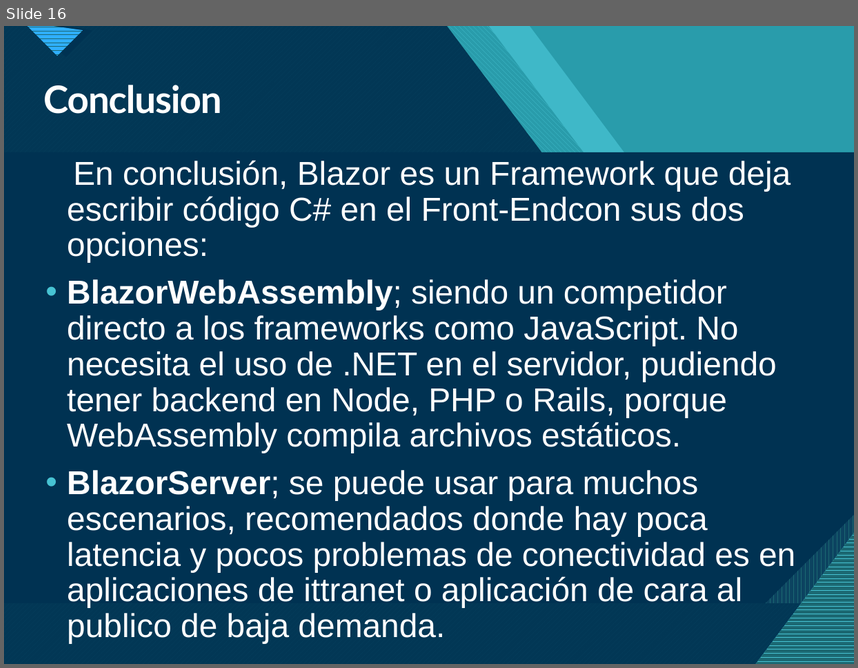
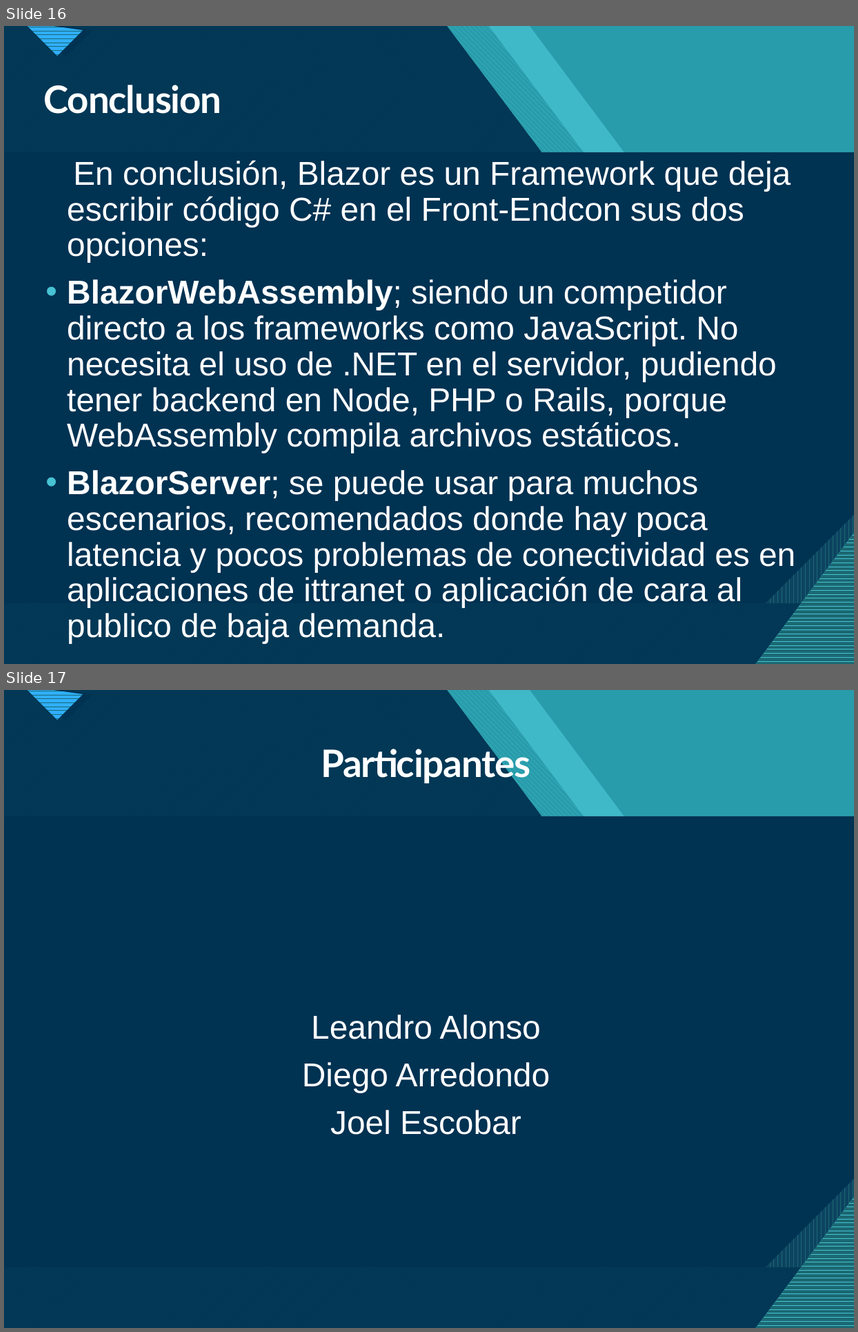
Before and after one commit to Lenh22/TP-PW-3, a slide deck: Net Blazor.pptx. Shown one above the other, each under a label of ours: slide 16 before the commit, slides 16 and 17 after it. The pictures are 858x668 and 858x1332 pixels, drawn with LibreOffice and Linux fonts; fonts in the diff are those of the drawing. Boxes give left, top, right and bottom in pixels: in the first picture for what was removed or moved away, otherwise in the second. Text is boxed around its words. In the diff, an @@ line names an element or a change of style, - is before the commit and + after.

Commit message:
Agregado de participantes al ppt y docx

```diff
--- a/Net Blazor.pptx
+++ b/Net Blazor.pptx
@@ slide 17 added at <box>4,690,854,1328</box>, background #47C3D3; not listed: 18 template elements that a slide beside it also shows @@
@@ title added at <box>321,745,530,785</box>, 32 pt, text #FFFFFF, bold @@
+Participantes
@@ text added at <box>302,1014,550,1134</box>, 28 pt, text #FFFFFF @@
+Leandro Alonso
+Diego Arredondo
+Joel Escobar
```
Also in this commit, not shown: 1 other file.
